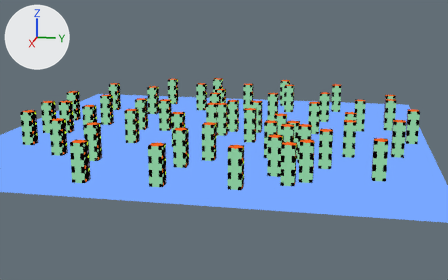
One commit to the Blender file examples/orthographic/orthographic.blend: the scene before it, then after it.
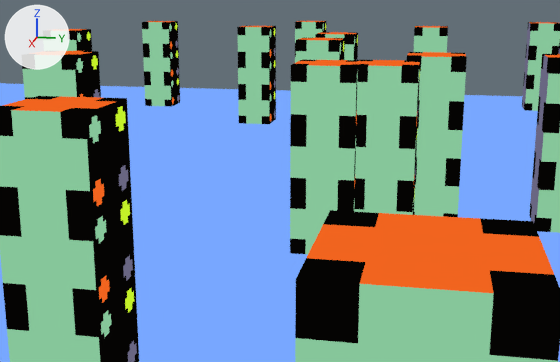
Each version appears first from a camera (50 mm lens) standing at (57.35, 12.61, 13.82) and looking at (0.31, 1.2, -0.44), and next in a close-up from a camera (50 mm lens) standing at (12.14, 1.66, 4.1) and looking at (0.3, -0.71, 1.14). Every picture has the same lights, and +X, +Y and +Z are marked at upper left.
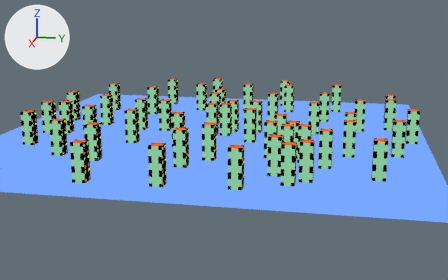
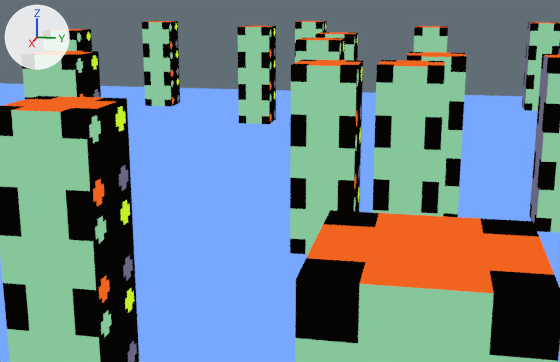
The change in detail:
Object 'Cube.008' (ob_cube_008) moves from (-0.16, 0.9, 3.0) to (-0.16, 1.28, 3.0).

Boxes (x1, y1, x2, y2) around the edits, measured in the close-ups (560 x 362 px):
'Cube.008', moved: before (352, 60, 420, 215); after (372, 60, 445, 216)
